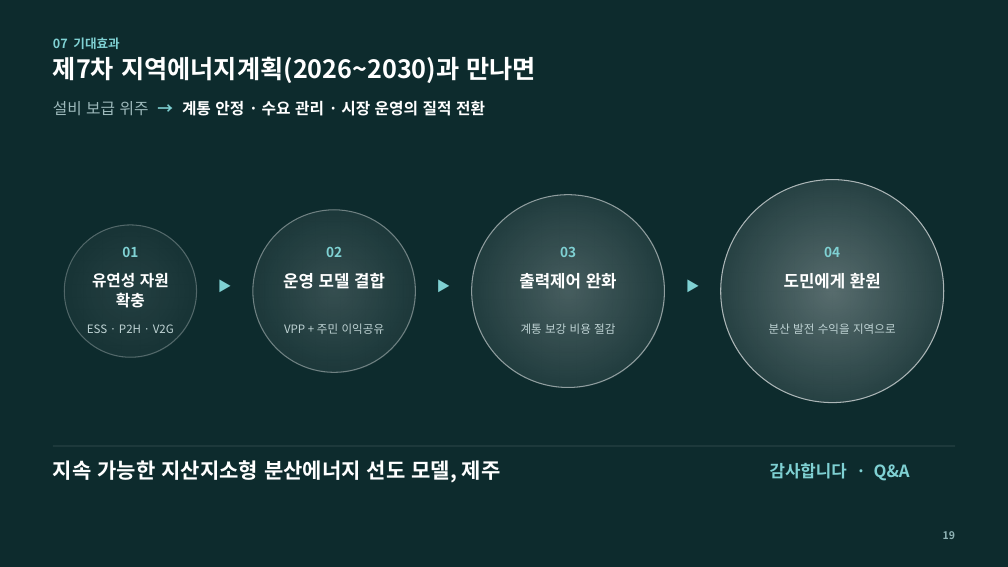
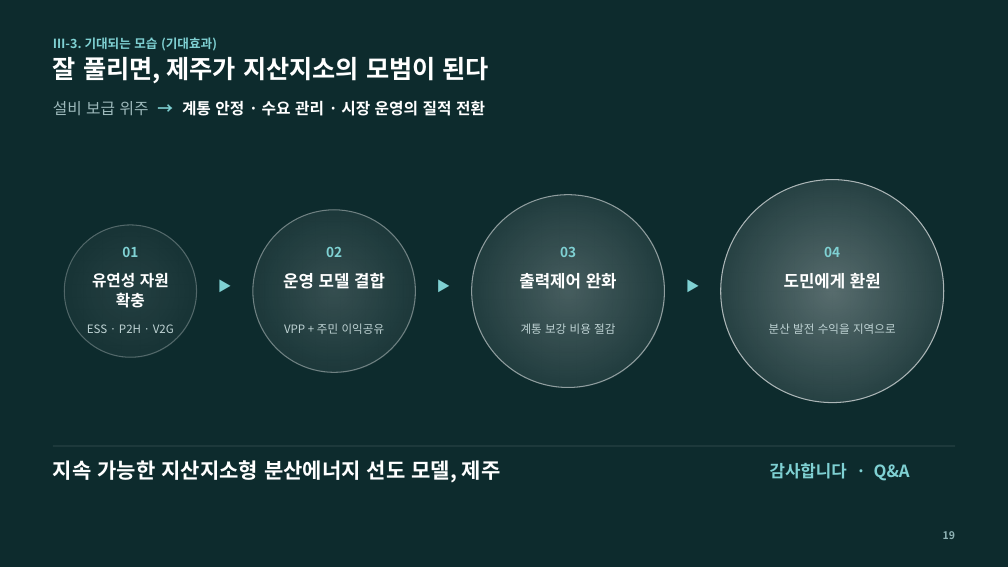
Before and after one commit to a44830300-arch/shaohong, a slide deck: slide 19 of 학업/전기/발표/분산에너지_발표_시안B.pptx. Drawn at 1008x567 pixels with LibreOffice and Linux fonts; fonts in the diff are those of the drawing. Boxes give left, top, right and bottom in pixels: in the first picture for what was removed or moved away, otherwise in the second. Text is boxed around its words. In the diff, an @@ line names an element or a change of style, - is before the commit and + after.

```diff
--- a/학업/전기/발표/분산에너지_발표_시안B.pptx
+++ b/학업/전기/발표/분산에너지_발표_시안B.pptx
@@ text at bbox=[53, 37, 217, 51]: text changed @@
-07 기대효과
+Ⅲ-3. 기대되는 모습 (기대효과)
@@ text at bbox=[53, 57, 489, 84]: text changed @@
-제7차 지역에너지계획(2026~2030)과 만나면
+잘 풀리면, 제주가 지산지소의 모범이 된다
```
Also in this commit, not shown: 16 other slides changed, 1 other file.
